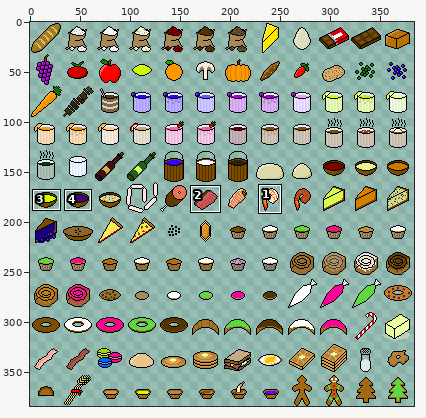
Sprite sheet -- Assets/Items/CafeItems1.png. The picture above shows the old version from afar; the outline marks the close-up.
Close-up. The starting point:
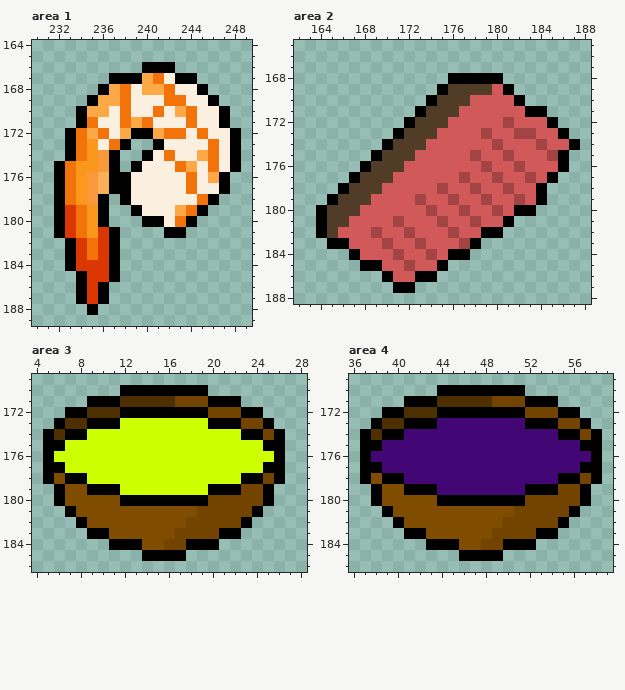
The file is 384x384 pixels. Colours within 5 levels of each other are drawn and written as one. Shown: area 1: x 230..249, y 164..189; area 2: x 162..188, y 165..188; area 3: x 4..28, y 169..186; area 4: x 36..59, y 169..186. The commit also changed other parts of the picture, which this record leaves out.
After the commit:
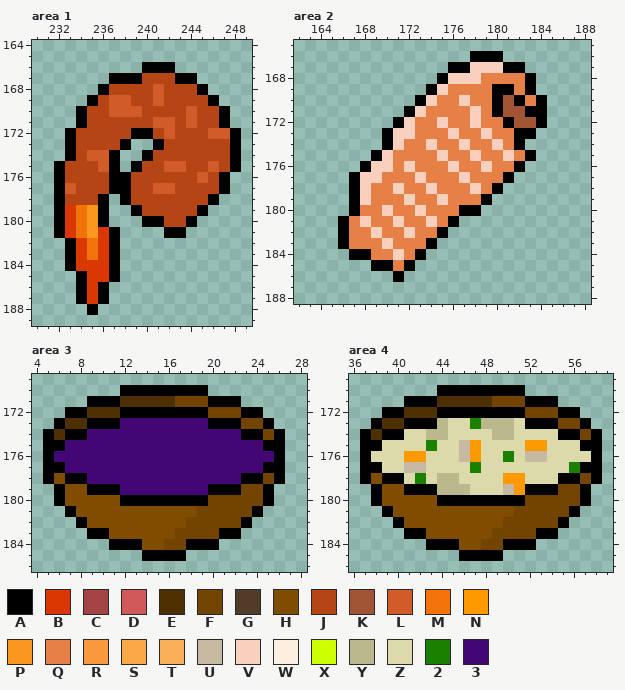
Palette (. is transparent): A #000000  B #db3702  C #a24444  D #d25959  E #4e2f00  F #724400  G #513c27  H #804c00  J #b54515  K #a25534  L #d25c29  M #f27309  N #ff9900  P #fb971c  Q #e68047  R #f9993b  S #fca846  T #faaf59  U #c7b8a1  V #f9cfbe  W #fbefdf  X #ccff00  Y #bbb88e  Z #dcd9ab  2 #198000  3 #420775
What changed:
Area 1:
y 167: x 240..242 SMW -> JJJ
y 168: x 237..244 SMWSSMWW -> JJJJLJJJ
y 169: x 236..245 SSMWWWMMWW -> JLLJJLJJJJ
y 170: x 235..246 SSWMWWMWSMWW -> JJLLLJJJJLJJ
y 171: x 235..246 MWWMSMWWWMWW -> JJJJJJLLJLJJ
y 172: x 234..238 MSMWS -> JJJJJ; x 241..247 SMMWMWW -> JLJJJLL
y 173: x 234..237 MPWM -> JJJJ; x 242..247 WWWWMW -> JJJJJJ
y 174: x 234..236 MPR -> JLL; x 241..247 WMWWSMW -> JJJJJJJ
y 175: x 233..236 MPPR -> JJJL; x 240..247 WWWMSWMW -> JJLLJJLJ
y 176: x 233..236 MPRT -> JJJJ; x 239..246 WWWWWMWS -> JJJJJJLJ
y 177: x 233..236 MPRT -> LJJJ; x 239..246 WWWWWMWW -> JJLLJJJJ
y 178: x 233..235 MPR -> JJJ; x 239..245 WWWWWWM -> JJJJJJJ
y 179: x 240..244 WWWSM -> JJJJJ
y 180: x 242..243 WM -> JJ
Area 2:
y 166: x 178..180 ... -> AAA
y 167: x 176..182 ....... -> AAVVVAA
y 168: x 175..183 .AAAAA... -> AVVVQQQQA
y 169: x 174..180 .AGGGGD -> AVQQQQA; x 182..183 .. -> QA
y 170: x 173..181 .AGGGDDDD -> AVQQVQQAK; x 183..184 .. -> QA
y 171: x 172..182 .AGGGDDDDDD -> AVQQQQVQAKK
y 172: x 171..185 .AGGGDDDDDCDDDA -> AVQQVQQVQQAKKA.
y 173: x 170..186 .AGGGDDDDCDDCCDDA -> AVVQQQVQQVQQAA...
y 174: x 171..187 GGGDDDDDDCDDDCDDA -> VQQVQQVQQVQA.....
y 175: x 170..186 GGGDDDDDCDDCDDDCA -> VQQQQVQQVQQVQA...
y 176: x 169..186 GGGDDDDDDDCDDCDDDA -> VVQVQQQVQQVQQA....
y 177: x 168..185 GGGDDDDDDCDDCDDCDA -> VVQQQVQQQVQQQA....
y 178: x 166..184 AGGGDDDDDCDDCDDCDDA -> .AVQQVQQVQQQVQA....
y 179: x 165..184 AGGGDDDDCDDCDDCDDCDA -> ..AVQQQVQQVQQQA.....
y 180: x 164..183 AGGGDDDDDDCDDCDDCDAA -> ...AQQVQQVQQQAA.....
y 181: x 164..181 AGGDDDDCDDDCDDCDDA -> ..AQVQQVQQVQA.....
y 182: x 164..180 AGDDDCDDCDDDCDDAA -> ..AQQVQQVQQA.....
y 183: x 165 A -> .; x 167..178 DDDCDDCDDDCA -> QQQVQQQA....
y 184: x 168..177 DDDCDDCDAA -> AQQVQA....
y 185: x 168 A -> .; x 170..175 DDCDDA -> AQA...
y 186: x 170..174 ADDAA -> .A...
y 187: x 171..172 AA -> ..
Area 3:
y 173: x 12..19 XXXXXXXX -> 33333333
y 174: x 9..22 XXXXXXXXXXXXXX -> 33333333333333
y 175: x 7..24 XXXXXXXXXXXXXXXXXX -> 333333333333333333
y 176: x 6..25 XXXXXXXXXXXXXXXXXXXX -> 33333333333333333333
y 177: x 7..24 XXXXXXXXXXXXXXXXXX -> 333333333333333333
y 178: x 9..22 XXXXXXXXXXXXXX -> 33333333333333
y 179: x 12..19 XXXXXXXX -> 33333333
Area 4:
y 173: x 44..51 33333333 -> YZZ2YYYZ
y 174: x 41..54 33333333333333 -> ZZYYZZZZYYZZZZ
y 175: x 39..56 333333333333333333 -> ZZZZ2ZZUNZZZZNNZZZ
y 176: x 38..57 33333333333333333333 -> ZZZNNZZZUNZZ2ZUUZZZZ
y 177: x 39..56 333333333333333333 -> ZZUUZZZZ2ZZZZZZZZ2
y 178: x 41..54 33333333333333 -> Z2ZYYZZZZNNZZZ
y 179: x 44..51 33333333 -> YYYZZZUN
Boxes around the changes in both close-ups, in picture pixels (x1, y1, x2, y2):
changed: (65, 73, 230, 227)
changed: (316, 51, 580, 293)
changed: (54, 418, 274, 495)
changed: (371, 418, 591, 495)
